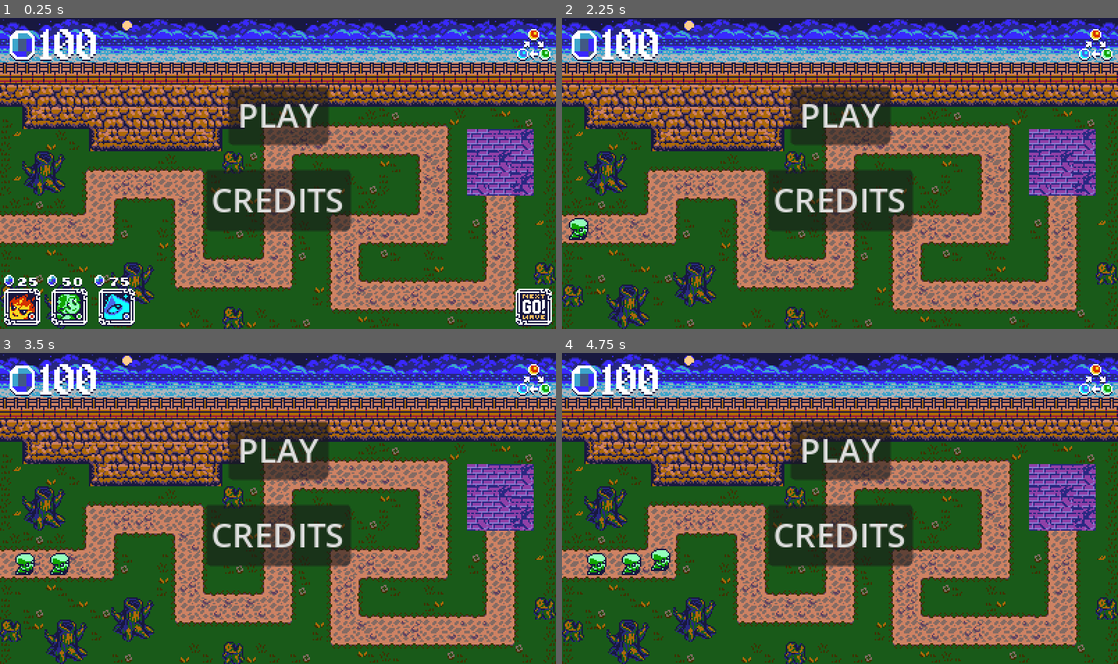
Above: before the commit, frames 1-4 (two rows, left to right).
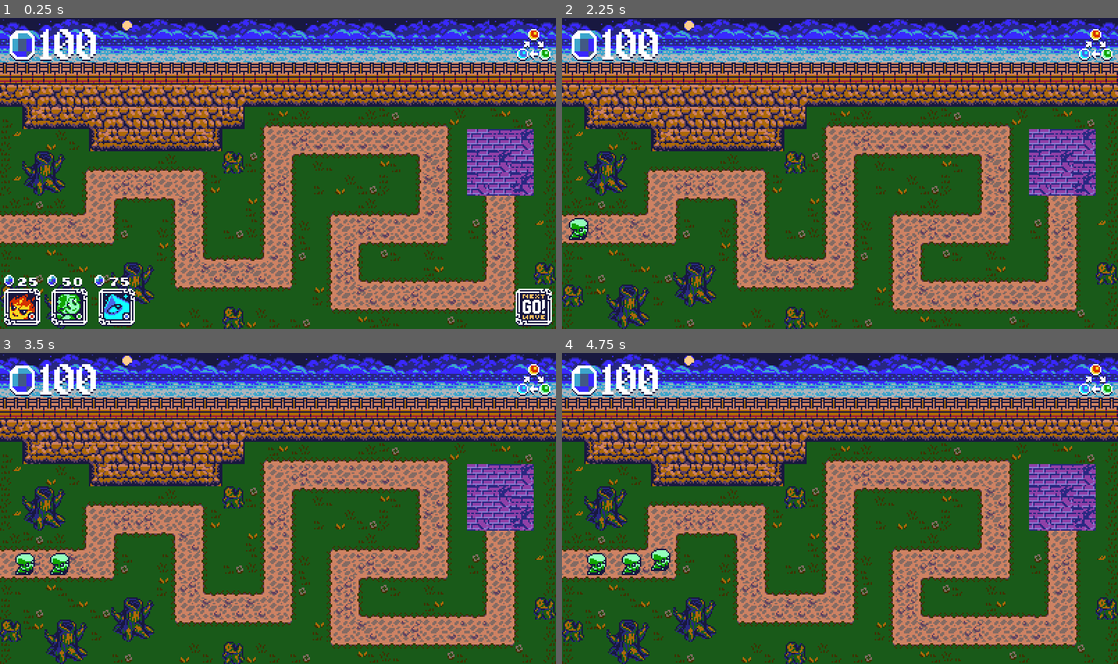
Above: after the commit, the same moments.

Repository: jake6724/tower_defense_jam
Game: Godot game, scene res://scenes/Main.tscn
Same seed, same stepped clock (60 frames per second), same inputs: the game is played once before the commit and once after it.
Inputs (mouse positions are in pixels of both pictures, inside the frame that each line leads up to):
- Up to frame 1 (0.25 s): no input
- Up to frame 2 (2.25 s): click (840, 114) at 0.5 s, where only the run before the commit has a clickable "PLAY"; click (840, 114) at 1.25 s, where only the run before the commit has a clickable "PLAY"; click (1095, 307) at 2 s
- Up to frame 3 (3.5 s): click (278, 449) at 2.75 s, where only the run before the commit has a clickable "PLAY"
- Up to frame 4 (4.75 s): click (840, 533) at 3.5 s, where only the run before the commit has a clickable "CREDITS"; move the mouse to (962, 492) at 4.27 s; click (962, 492) at 4.35 s

The runs differ from the first frame. In frame 1, 7.8% of the frame differs, in the area x 37-64%, y 21-69%; in frame 2, 7.8%; in frame 3, 7.8%; in frame 4, 7.8%.

Commit message:
Update main

Diff:
--- a/scenes/Main.tscn
+++ b/scenes/Main.tscn
@@ -2,13 +2,10 @@
 
 [ext_resource type="Script" uid="uid://c6gn0gwhvt2he" path="res://scripts/main.gd" id="1_0bbpv"]
 [ext_resource type="PackedScene" uid="uid://eierlhsm86n1" path="res://scenes/level/WorldGrid.tscn" id="1_elqb8"]
-[ext_resource type="PackedScene" uid="uid://bgcmeahvdrgcg" path="res://scenes/MainMenu.tscn" id="2_vcsgt"]
 [ext_resource type="PackedScene" uid="uid://btulqisr6vlgj" path="res://scenes/player/PlayerController.tscn" id="4_rarhs"]
 
 [node name="Main" type="Node2D"]
 script = ExtResource("1_0bbpv")
-
-[node name="CanvasLayer" parent="." instance=ExtResource("2_vcsgt")]
 
 [node name="WorldGrid" parent="." instance=ExtResource("1_elqb8")]
 z_index = 100
